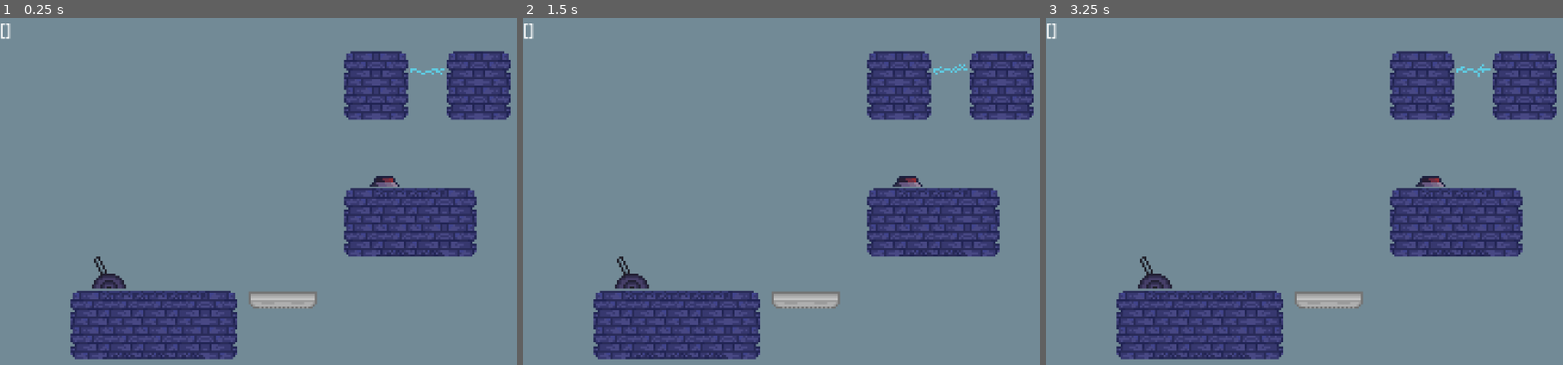
Above: before the commit, frames 1-3 (left to right).
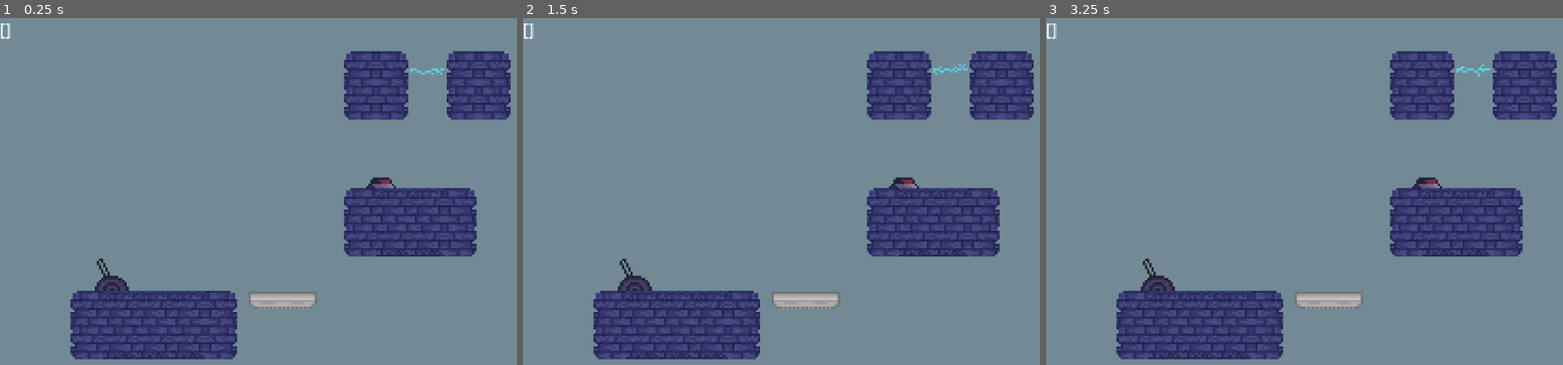
Above: after the commit, the same moments.

Repository: bsimovic93/CO-OP-2D-Project
Game: Godot game, scene res://scenes/main.tscn
The game is run twice, just before and just after one commit, with the same random seed, the same clock (stepped at 60 frames per second) and the same inputs.
Inputs:
- Up to frame 1 (0.25 s): no input
- Up to frame 2 (1.5 s): tap Enter (ui_accept) at 0.5, 0.77, 1.25 s; hold Right (ui_right) from 0.53 s (still down); tap E (interact) at 0.6, 1.35 s
- Up to frame 3 (3.25 s): tap Enter (ui_accept) at 1.52, 2.75, 3.02 s; tap F (reset) at 2 s; release Right (ui_right) at 2.03 s; hold Left (ui_left) 2.03-2.78 s; tap E (interact) at 2.1, 2.85 s; hold Right (ui_right) from 2.78 s (still down)

The runs differ from the first frame. In frame 1, 0.4% of the frame differs, in the area x 17-78%, y 45-79%; in frame 2, 0.4%; in frame 3, 0.4%.

Commit message:
Fix: tilemap area interaction

Diff:
--- a/scenes/test_level.tscn
+++ b/scenes/test_level.tscn
@@ -74,7 +74,7 @@
 script = ExtResource("1_8qp7s")
 player_scene = ExtResource("2_e1wdq")
 
-[node name="TileMap" type="TileMap" parent="."]
+[node name="TileMap" type="TileMap" parent="." groups=["TilemapGroup"]]
 scale = Vector2(2, 2)
 tile_set = SubResource("TileSet_gftc8")
 format = 2
@@ -87,12 +87,12 @@
 [node name="MovingPlatform" parent="." instance=ExtResource("5_k176b")]
 
 [node name="Lever" parent="." node_paths=PackedStringArray("moving_platform") instance=ExtResource("3_vb48e")]
-position = Vector2(102, 238)
+position = Vector2(105, 240)
 moving_platform = NodePath("../MovingPlatform")
 lever_id = 420
 
 [node name="Button" parent="." node_paths=PackedStringArray("lightnig_gate") instance=ExtResource("6_srke2")]
-position = Vector2(360, 143)
+position = Vector2(357, 144)
 button_id = 69
 lightnig_gate = NodePath("../Shocker")
 
--- a/scripts/button.gd
+++ b/scripts/button.gd
@@ -12,13 +12,11 @@
 
 # Called every frame. 'delta' is the elapsed time since the previous frame.
 func _process(delta):
-
-
-
-	if get_node("Area2D").get_overlapping_bodies().size() > 0:
+	var bodies = get_node("Area2D").get_overlapping_bodies().filter(func(body): return !body.is_in_group('TilemapGroup'))
+	if bodies.size() > 0:
 		# add this to the stuff
 		InteractionManager.add_interacting_item(button_id, get_node('.'))
-		if check_overlap_authority(get_node("Area2D").get_overlapping_bodies()):
+		if check_overlap_authority(bodies):
 			if Input.is_action_just_pressed("interact") and is_pushed != true:
 				InteractionManager.check_interaction({
 					'action': 'button-push',
--- a/scripts/interactions.gd
+++ b/scripts/interactions.gd
@@ -41,7 +41,6 @@
 				"action": interaction.action,
 				"id": interaction.id
 			});
-			print('interaction called')
 		'Button':
 			#can_move = false;
 			if interaction.action == 'button-push':
@@ -57,7 +56,6 @@
 func do_interaction(interaction):
 	var item = interacting_items.get(interaction.id);
 	if item != null:
-		print(interacting_items.keys())
 		if interaction.action == 'lever-pull':
 			item.is_active = !item.is_active
 			item.interact()
--- a/scripts/lever.gd
+++ b/scripts/lever.gd
@@ -14,10 +14,11 @@
 
 # Called every frame. 'delta' is the elapsed time since the previous frame.
 func _process(delta):
-	if get_node("Area2D").get_overlapping_bodies().size() > 0:
+	var bodies = get_node("Area2D").get_overlapping_bodies().filter(func(body): return !body.is_in_group('TilemapGroup'))
+	if bodies.size() > 0:
 		# add this to the stuff
 		InteractionManager.add_interacting_item(lever_id, get_node('.'))
-		if check_overlap_authority(get_node("Area2D").get_overlapping_bodies()):
+		if check_overlap_authority(bodies):
 			if Input.is_action_just_pressed("interact"):
 				InteractionManager.check_interaction({
 					'action': 'lever-pull',
@@ -34,6 +35,8 @@
 			can_interact = true
 	return can_interact
 
+
+
 func interact():
 	if is_active == true:
 		moving_platform.get_node("AnimationPlayer").play("move_up")
